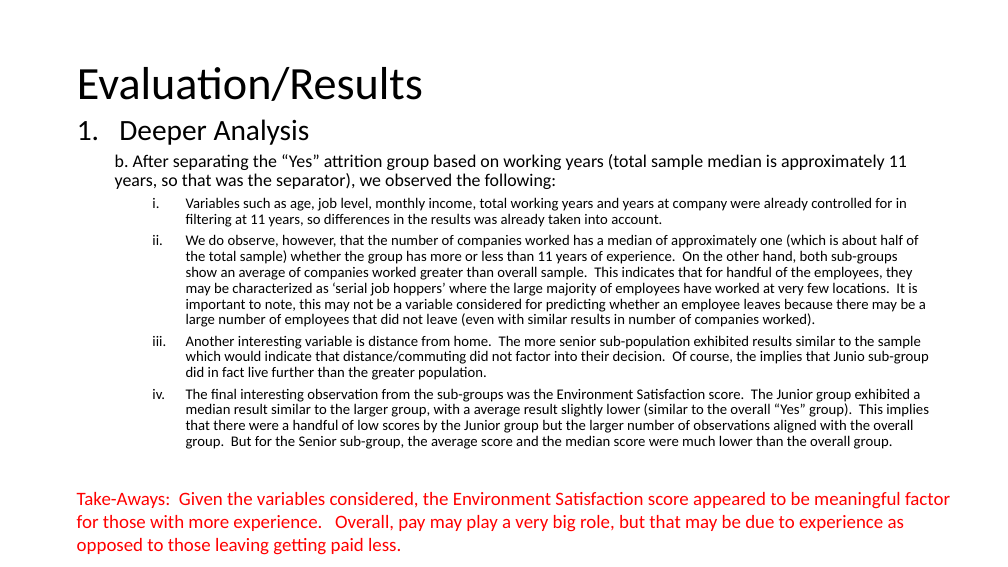
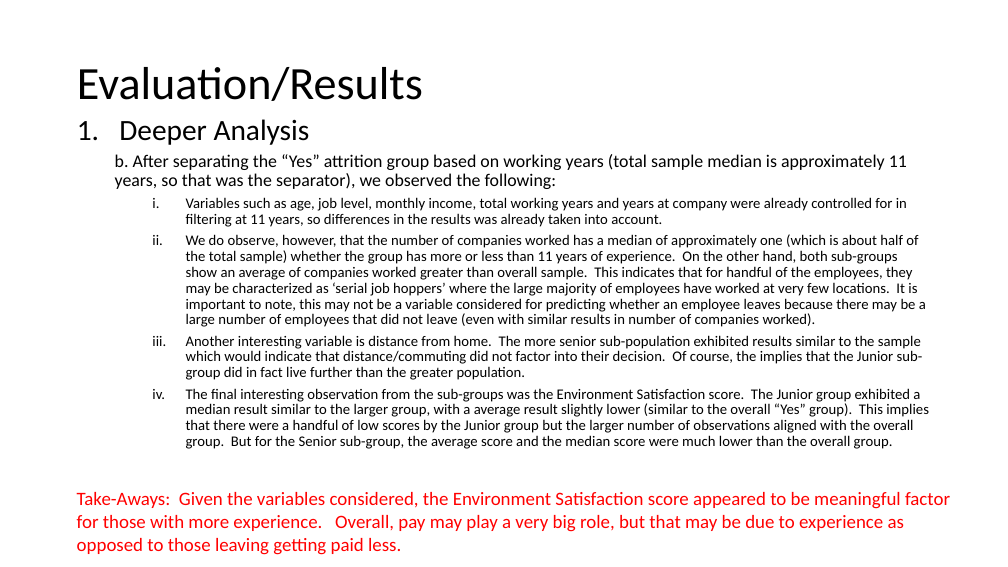
Before and after one commit to bdelahoussaye/CaseStudy2, a slide deck: slide 11 of Final Presentation_TEAM VARIANCE 6306.pptx (slide 12 before the commit). Drawn at 1008x567 pixels with LibreOffice and Linux fonts; fonts in the diff are those of the drawing. Boxes give left, top, right and bottom in pixels: in the first picture for what was removed or moved away, otherwise in the second. Text is boxed around its words. In the diff, an @@ line names an element or a change of style, - is before the commit and + after.

```diff
--- a/Final Presentation_TEAM VARIANCE 6306.pptx
+++ b/Final Presentation_TEAM VARIANCE 6306.pptx
@@ text at [186,335,923,380]: text changed @@
-    iii. Another interesting variable is distance from home. The more senior sub-population exhibited results similar to the sample which would indicate that distance/commuting did not factor into their decision. Of course, the implies that Junio sub-group did in fact live further than the greater population.
+    iii. Another interesting variable is distance from home. The more senior sub-population exhibited results similar to the sample which would indicate that distance/commuting did not factor into their decision. Of course, the implies that the Junior sub-group did in fact live further than the greater population.
```
Also in this commit, not shown: 13 other slides changed, 2 slides added, 1 other file.
